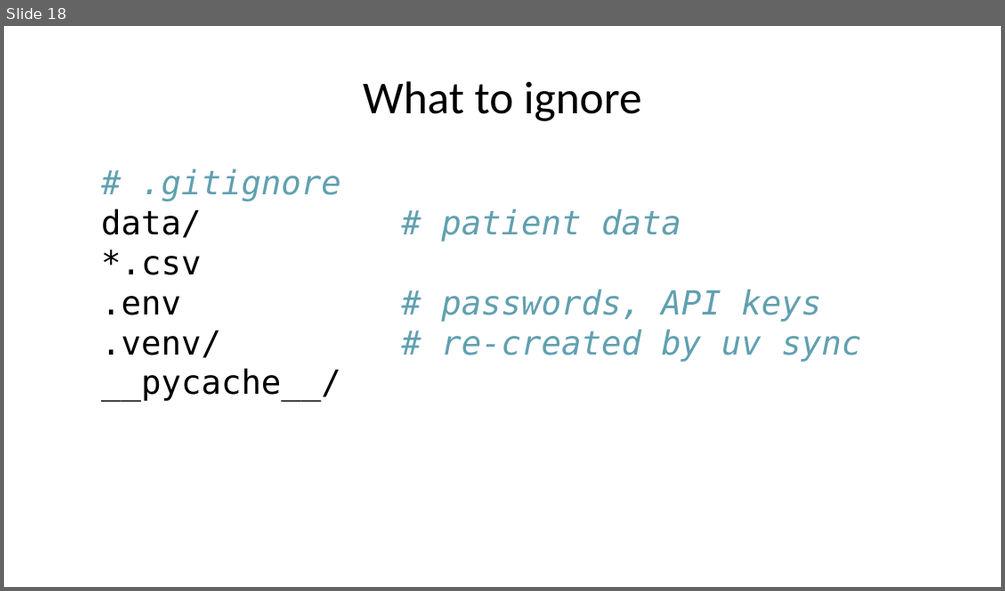
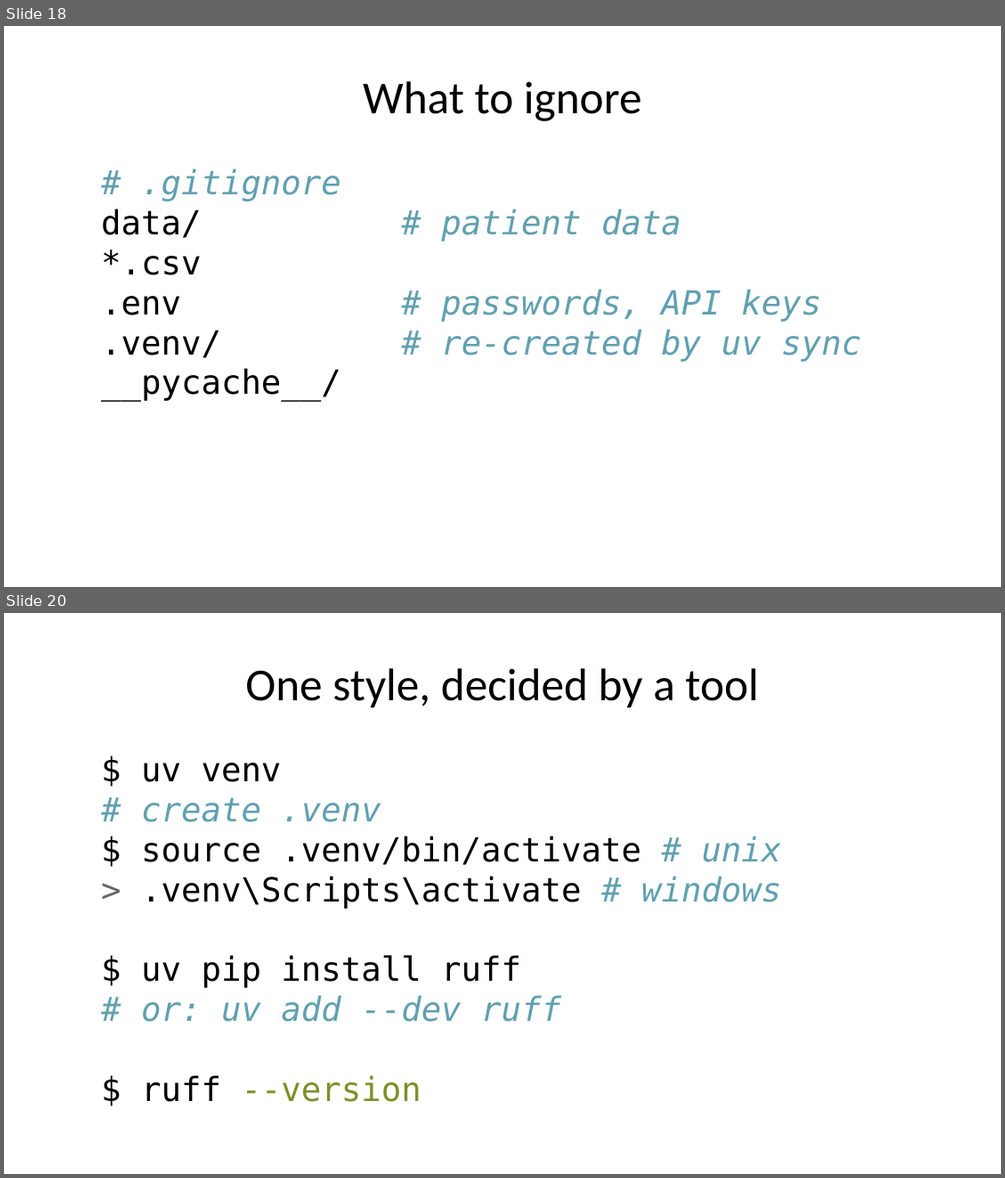
Before and after one commit to MICS-Lab/MS_SanteNum2026, a slide deck: Programming01/Session03/slides.pptx. Shown one above the other, each under a label of ours: slide 18 before the commit, slides 18 and 20 after it; the slides between them are not shown. The pictures are 1005x591 and 1005x1178 pixels, drawn with LibreOffice and Linux fonts; fonts in the diff are those of the drawing. Boxes give left, top, right and bottom in pixels: in the first picture for what was removed or moved away, otherwise in the second. Text is boxed around its words. In the diff, an @@ line names an element or a change of style, - is before the commit and + after.

Commit message:
added ruff section and recompiled

```diff
--- a/Programming01/Session03/slides.pptx
+++ b/Programming01/Session03/slides.pptx
@@ slide 20 added at [4, 613, 1001, 1174], background #FFFFFF @@
@@ title added at [245, 668, 759, 708], 33 pt, text #000000 @@
+One style, decided by a tool
@@ text added at [141, 763, 782, 1102], 24 pt, text #000000 @@
+$ uv venv
+# create .venv
+$ source .venv/bin/activate # unix
+> .venv\Scripts\activate # windows
+$ uv pip install ruff
+# or: uv add --dev ruff
+$ ruff --version
```
Also in this commit, not shown: 4 slides changed, 3 other slides added, 15 other files.
